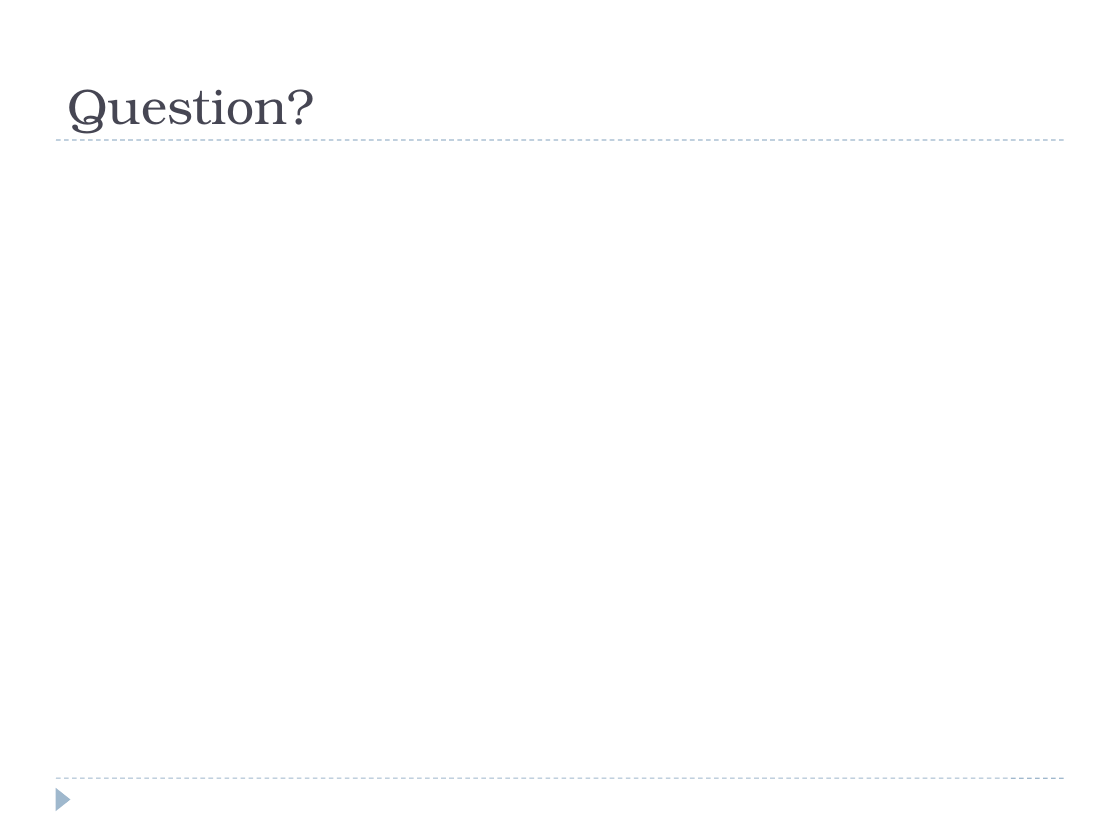
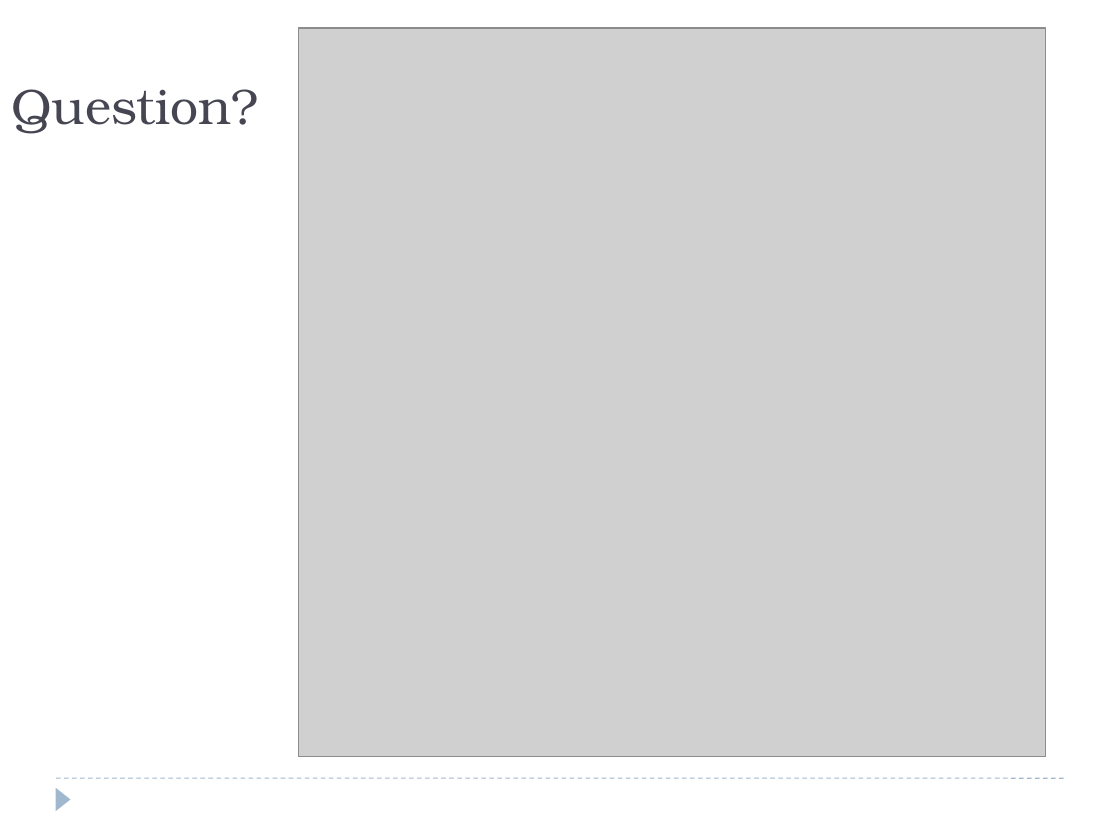
Before and after one commit to colinparker/Pterosaur, a slide deck: slide 21 of XFLR5 Methods and Their Application in.pptx (slide 19 before the commit). Drawn at 1120x840 pixels with LibreOffice and Linux fonts; fonts in the diff are those of the drawing; grey boxes stand for pictures. Boxes give left, top, right and bottom in pixels: in the first picture for what was removed or moved away, otherwise in the second. Text is boxed around its words. In the diff, an @@ line names an element or a change of style, - is before the commit and + after.

```diff
--- a/XFLR5 Methods and Their Application in.pptx
+++ b/XFLR5 Methods and Their Application in.pptx
@@ title "Question?": place and size @@
-title "Question?" at <box>67,89,314,134</box>
+title "Question?" at <box>11,89,258,134</box>
@@ picture added at <box>299,28,1046,757</box> @@
@@ line removed from (56, 140) to (1064, 140) @@
```
Also in this commit, not shown: 4 other slides changed, 8 slides added, 6 slides removed, 7 other files.
